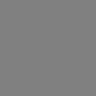
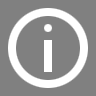
The second 96x96 image is a revision of the first. Changes to its layers:
added layer "main menu info" above "main menu start" over box(8, 8, 88, 88)
hid "main menu start", painted on it over box(16, 16, 80, 80)
